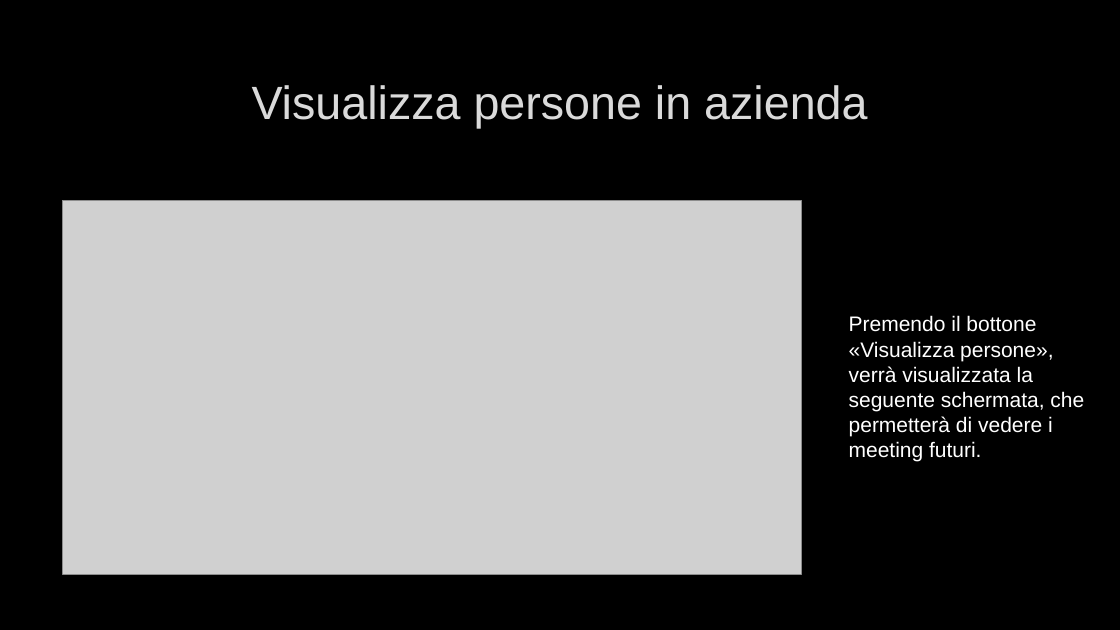
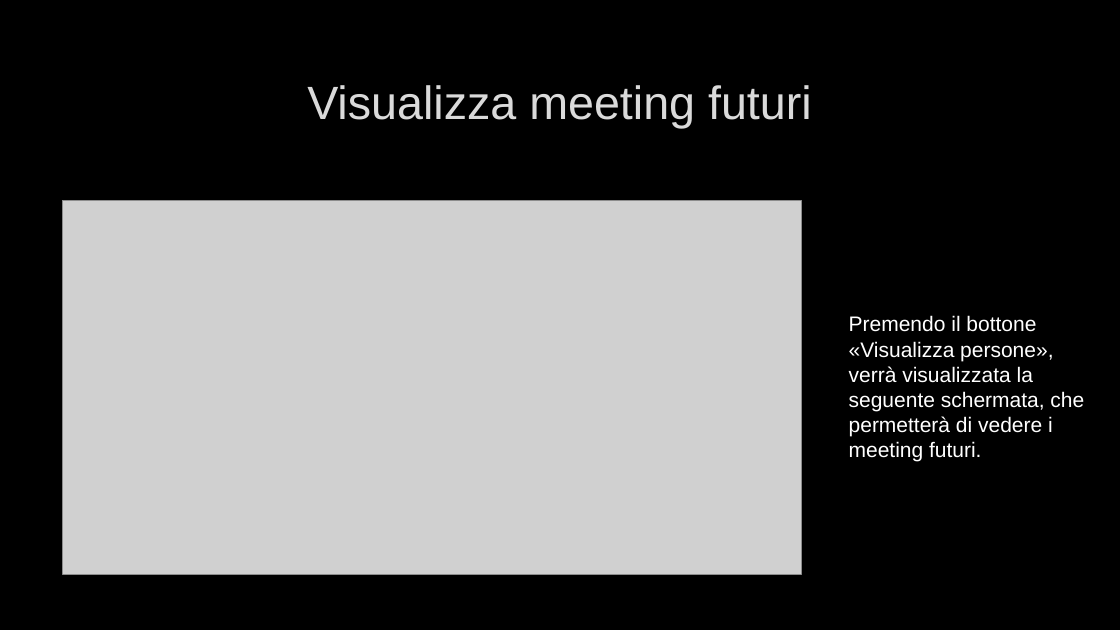
Before and after one commit to Loryerba/Gestione_Accessi-GEP2quad-, a slide deck: slide 16 of Documentazione/Install/PresentazioneProgetto.pptx. Drawn at 1120x630 pixels with LibreOffice and Linux fonts; fonts in the diff are those of the drawing; grey boxes stand for pictures; background and template pictures are left out. Boxes give left, top, right and bottom in pixels: in the first picture for what was removed or moved away, otherwise in the second. Text is boxed around its words. In the diff, an @@ line names an element or a change of style, - is before the commit and + after.

Commit message:
Update pptx

```diff
--- a/Documentazione/Install/PresentazioneProgetto.pptx
+++ b/Documentazione/Install/PresentazioneProgetto.pptx
@@ title at box(307, 85, 812, 128): text changed @@
-Visualizza persone in azienda
+Visualizza meeting futuri
```
Also in this commit, not shown: 1 other slide changed.
